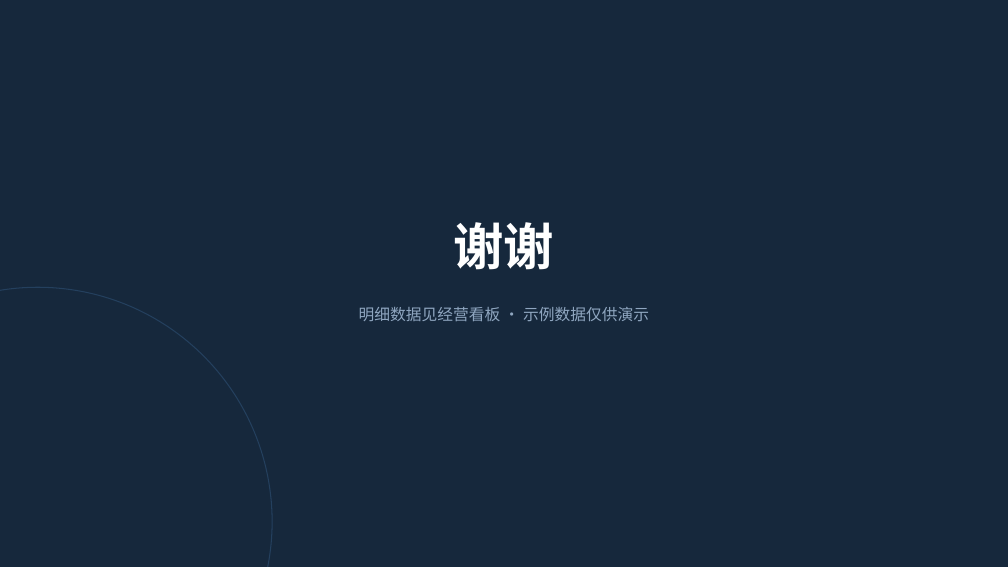
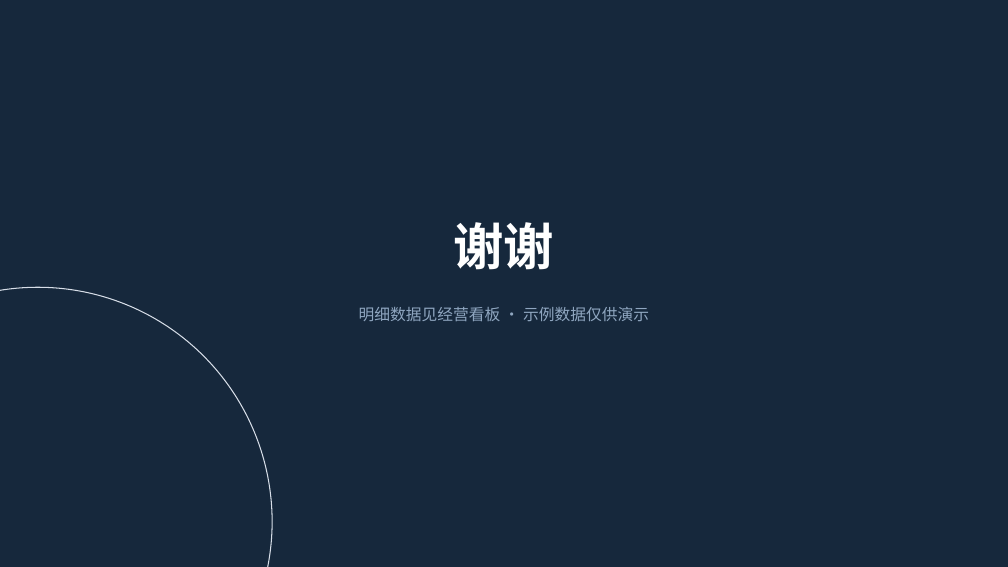
Before and after one commit to LemonZZH/Office-Agent, a slide deck: slide 11 of examples/quarterly-report/Q3经营汇报-智能喂食器业务.pptx. Drawn at 1008x567 pixels with LibreOffice and Linux fonts; fonts in the diff are those of the drawing. Boxes give left, top, right and bottom in pixels: in the first picture for what was removed or moved away, otherwise in the second. Text is boxed around its words. In the diff, an @@ line names an element or a change of style, - is before the commit and + after.

```diff
--- a/examples/quarterly-report/Q3经营汇报-智能喂食器业务.pptx
+++ b/examples/quarterly-report/Q3经营汇报-智能喂食器业务.pptx
@@ ellipse at [0,287,272,567]: outline #24405E 1 pt to #D7DEE8 1 pt @@
```
Also in this commit, not shown: 6 other slides changed, 10 other files.
